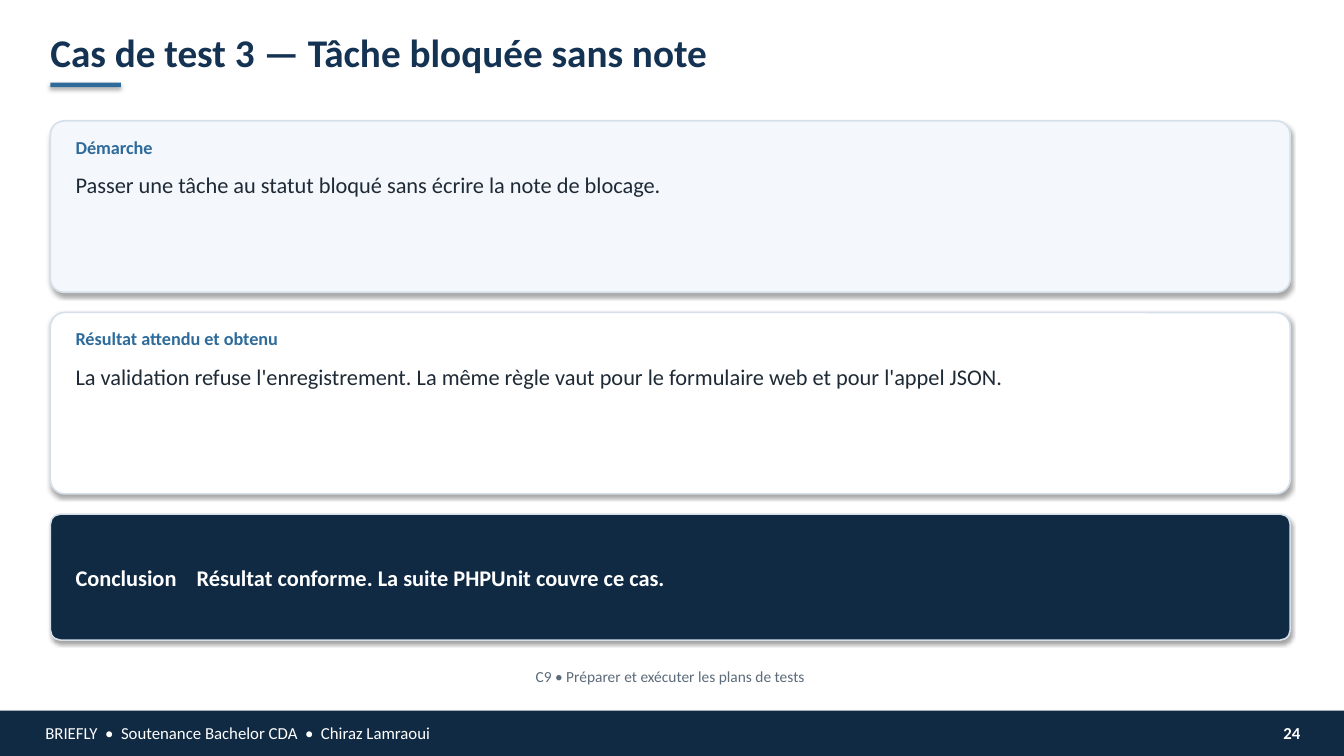
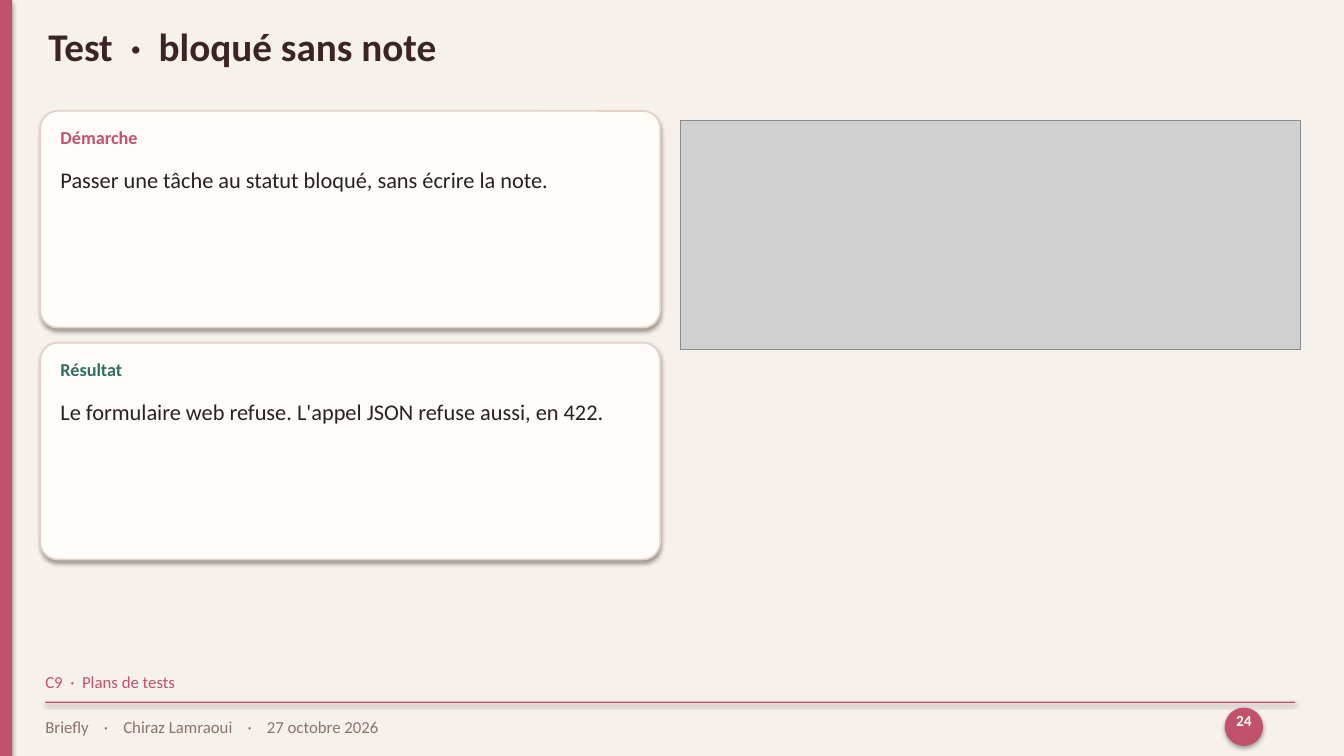
Before and after one commit to chirazlamraoui/Briefly, a slide deck: slide 24 of docs/soutenance/Briefly-soutenance.pptx. Drawn at 1344x756 pixels with LibreOffice and Linux fonts; fonts in the diff are those of the drawing; grey boxes stand for pictures. Boxes give left, top, right and bottom in pixels: in the first picture for what was removed or moved away, otherwise in the second. Text is boxed around its words. In the diff, an @@ line names an element or a change of style, - is before the commit and + after.

```diff
--- a/docs/soutenance/Briefly-soutenance.pptx
+++ b/docs/soutenance/Briefly-soutenance.pptx
@@ rectangle at (0, 0, 1344, 756): fill #FFFFFF to #F7F1EC @@
@@ rectangle added at (0, 0, 12, 756), fill #C2516B @@
@@ text at (48, 33, 436, 67): text changed; text colour #143252 to #3A2428 @@
-Cas de test 3 — Tâche bloquée sans note
+Test · bloqué sans note
@@ rectangle removed at (50, 83, 121, 87) @@
@@ rounded rectangle added at (40, 111, 660, 328), fill #FFFCFA, outline #E4D2C8 1.25 pt @@
@@ rounded rectangle removed at (50, 121, 1291, 292) @@
@@ text "Démarche": place and size @@
-text "Démarche" at (76, 141, 153, 154)
+text "Démarche" at (60, 131, 137, 144)
@@ text "Démarche" at (60, 131, 137, 144): text colour #2E6B9A to #C2516B; less space between paragraphs @@
@@ picture added at (681, 121, 1301, 350) @@
@@ text at (60, 172, 547, 192): text changed; text colour #1E2A36 to #2A211F @@
-Passer une tâche au statut bloqué sans écrire la note de blocage.
+Passer une tâche au statut bloqué, sans écrire la note.
@@ rounded rectangle removed at (50, 313, 1291, 494) @@
@@ rounded rectangle added at (40, 343, 660, 560), fill #FFFCFA, outline #E4D2C8 1.25 pt @@
@@ text removed at (76, 332, 278, 345) @@
-Résultat attendu et obtenu
@@ text added at (60, 363, 122, 376), 13 pt, text #2F6F62, bold @@
+Résultat
@@ text removed at (76, 369, 1002, 389) @@
-La validation refuse l'enregistrement. La même règle vaut pour le formulaire web et pour l'appel JSON.
@@ text added at (60, 404, 604, 424), 16 pt, text #2A211F @@
+Le formulaire web refuse. L'appel JSON refuse aussi, en 422.
@@ rounded rectangle removed at (50, 514, 1291, 640) @@
@@ text removed at (76, 570, 664, 586) @@
-Conclusion Résultat conforme. La suite PHPUnit couvre ce cas.
@@ text at (45, 676, 175, 688): text changed; size 11 to 12 pt; text colour #5C6B7A to #C2516B @@
-C9 • Préparer et exécuter les plans de tests
+C9 · Plans de tests
@@ text "C9 · Plans de tests" at (45, 676, 175, 688): vertical alignment top to middle @@
@@ rectangle: place and size @@
-rectangle at (0, 711, 1344, 756)
+rectangle at (45, 702, 1296, 703)
@@ rectangle at (45, 702, 1296, 703): fill #102A43 to #C2516B @@
@@ text "24": place and size @@
-text "24" at (1283, 728, 1300, 739)
+text "24" at (1236, 716, 1252, 726)
@@ text "24" at (1236, 716, 1252, 726): size 12 to 11 pt, text colour #FFFFFF to #FFFCFA; alignment right to centre; less space between paragraphs; vertical alignment middle to top @@
@@ ellipse added at (1225, 708, 1263, 746), fill #C2516B @@
@@ text at (45, 721, 378, 736): text changed; text colour #FFFFFF to #8A736C @@
-BRIEFLY • Soutenance Bachelor CDA • Chiraz Lamraoui
+Briefly · Chiraz Lamraoui · 27 octobre 2026
```
Also in this commit, not shown: 20 other slides changed, 10 slides added, 11 slides removed, 1 other file.
